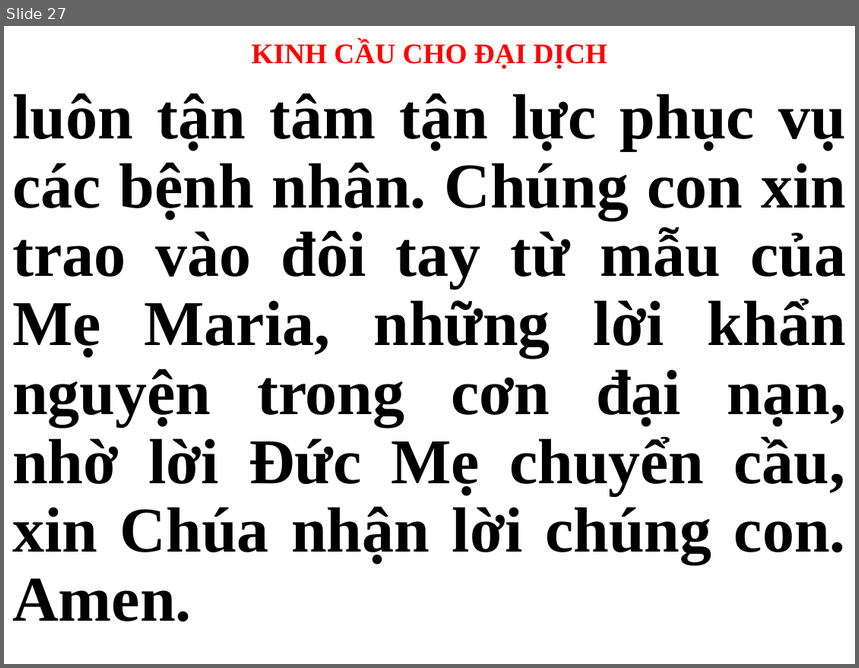
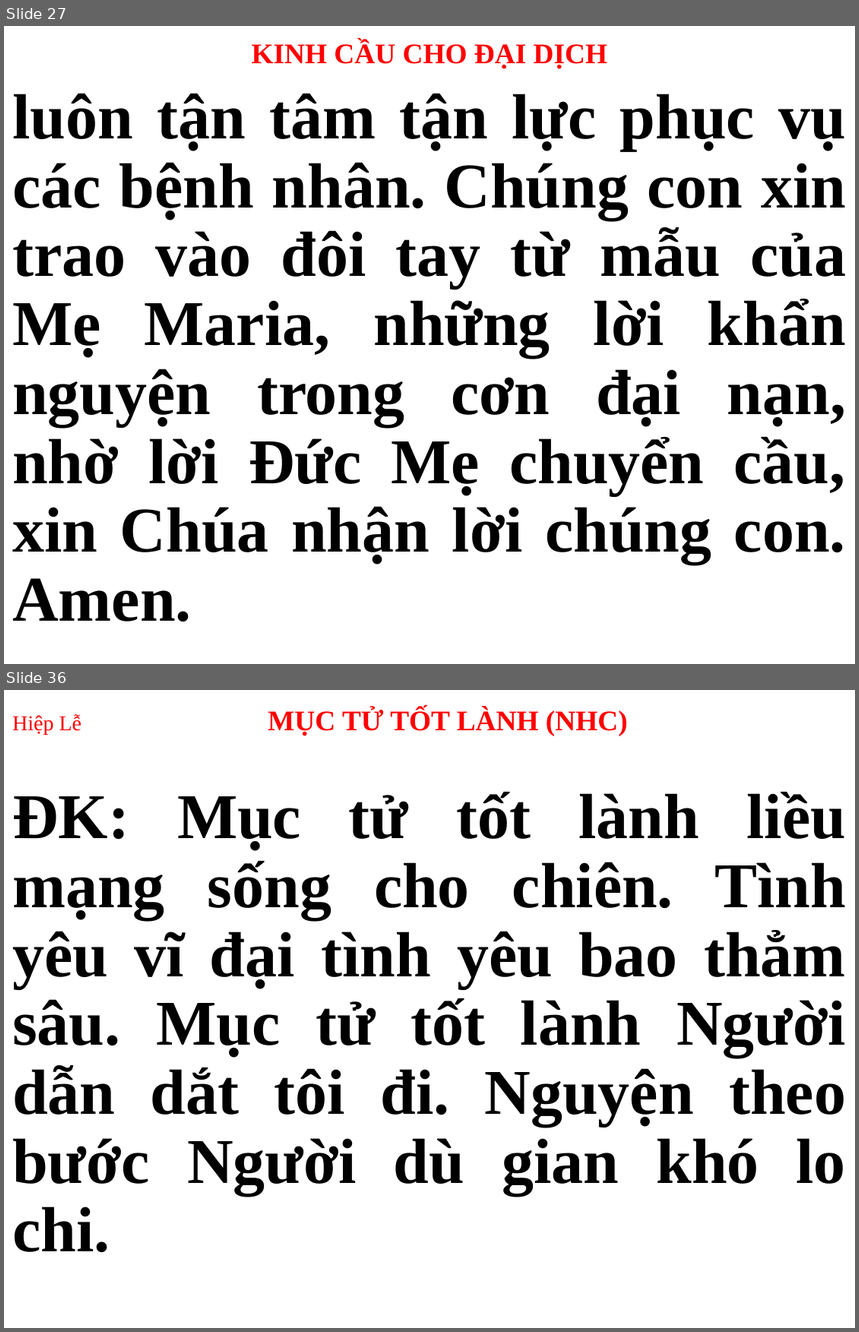
Before and after one commit to webfullstack99/usb-songs, a slide deck: CN.pptx. Shown one above the other, each under a label of ours: slide 27 before the commit, slides 27 and 36 after it; the slides between them are not shown. The pictures are 859x668 and 859x1332 pixels, drawn with LibreOffice and Linux fonts; fonts in the diff are those of the drawing. Boxes give left, top, right and bottom in pixels: in the first picture for what was removed or moved away, otherwise in the second. Text is boxed around its words. In the diff, an @@ line names an element or a change of style, - is before the commit and + after.

```diff
--- a/CN.pptx
+++ b/CN.pptx
@@ slide 36 added at [4, 690, 855, 1328], background #FFFFFF @@
@@ title added at [12, 708, 628, 736], 24 pt, text #FF0000, bold @@
+Hiệp Lễ MỤC TỬ TỐT LÀNH (NHC)
@@ subtitle added at [12, 792, 846, 1253], 54 pt, text #000000, bold @@
+ĐK: Mục tử tốt lành liều mạng sống cho chiên. Tình yêu vĩ đại tình yêu bao thẳm sâu. Mục tử tốt lành Người dẫn dắt tôi đi. Nguyện theo bước Người dù gian khó lo chi.
```
Also in this commit, not shown: 29 other slides changed, 21 other slides added, 39 slides removed, 1 other file.
